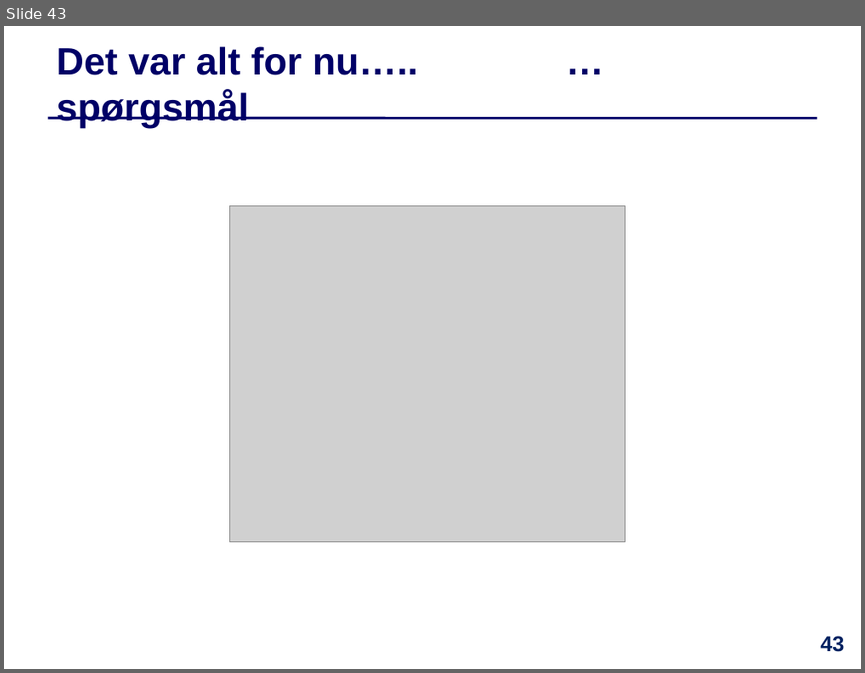
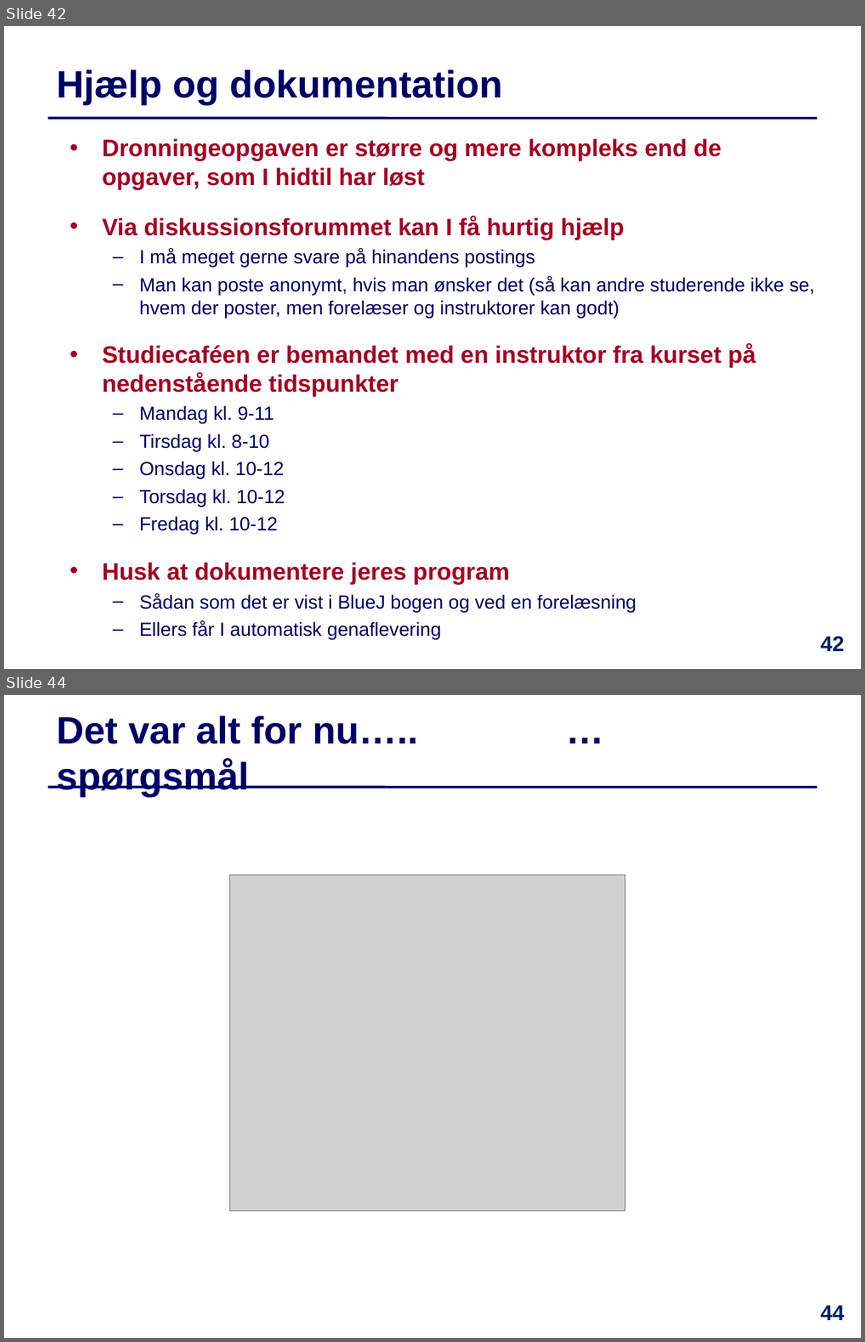
Before and after one commit to IntProgAU/Materiale, a slide deck: web/e22/uge_9/Slides-Uge9.pptx. Shown one above the other, each under a label of ours: slide 43 before the commit, slides 42 and 44 after it; the slides between them are not shown. The pictures are 865x673 and 865x1342 pixels, drawn with LibreOffice and Linux fonts; fonts in the diff are those of the drawing; grey boxes stand for pictures. Boxes give left, top, right and bottom in pixels: in the first picture for what was removed or moved away, otherwise in the second. Text is boxed around its words. In the diff, an @@ line names an element or a change of style, - is before the commit and + after.

```diff
--- a/web/e22/uge_9/Slides-Uge9.pptx
+++ b/web/e22/uge_9/Slides-Uge9.pptx
@@ slide 42 added at (4,26,861,669), background #FFFFFF; not listed: 1 template element that a slide beside it also shows @@
@@ title added at (57,69,502,105), 32 pt, text #000066, bold @@
+Hjælp og dokumentation
@@ text added at (102,138,815,640), 16 pt, text #000066 @@
+• Dronningeopgaven er større og mere kompleks end de opgaver, som I hidtil har løst
+• Via diskussionsforummet kan I få hurtig hjælp
+  – I må meget gerne svare på hinandens postings
+  – Man kan poste anonymt, hvis man ønsker det (så kan andre studerende ikke se, hvem der poster, men forelæser og instruktorer kan godt)
+• Studiecaféen er bemandet med en instruktor fra kurset på nedenstående tidspunkter
+  – Mandag kl. 9-11
+  – Tirsdag kl. 8-10
+  – Onsdag kl. 10-12
+  – Torsdag kl. 10-12
+  – Fredag kl. 10-12
+• Husk at dokumentere jeres program
+  – Sådan som det er vist i BlueJ bogen og ved en forelæsning
+  – Ellers får I automatisk genaflevering
@@ page number added at (820,635,844,651), 18 pt, text #002060, bold @@
+42
@@ what was slide 43 is now slide 44 @@
@@ page number at (820,1304,844,1320): text changed @@
-43
+44
```
Also in this commit, not shown: 2 slides changed, 1 other file.
